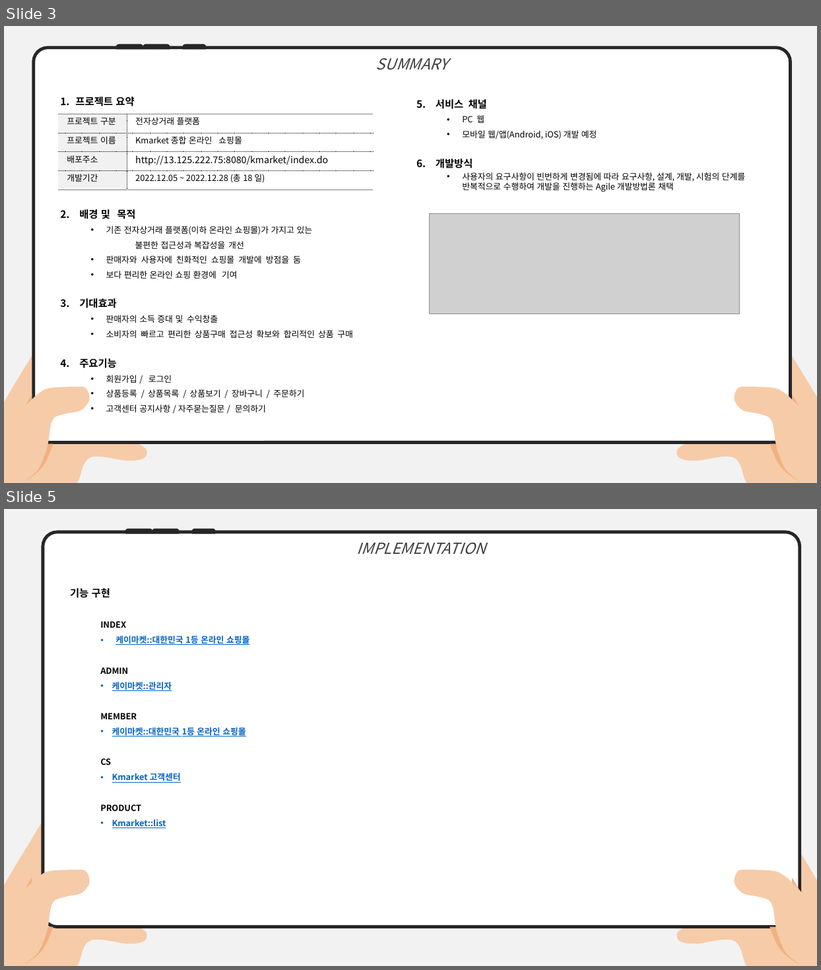
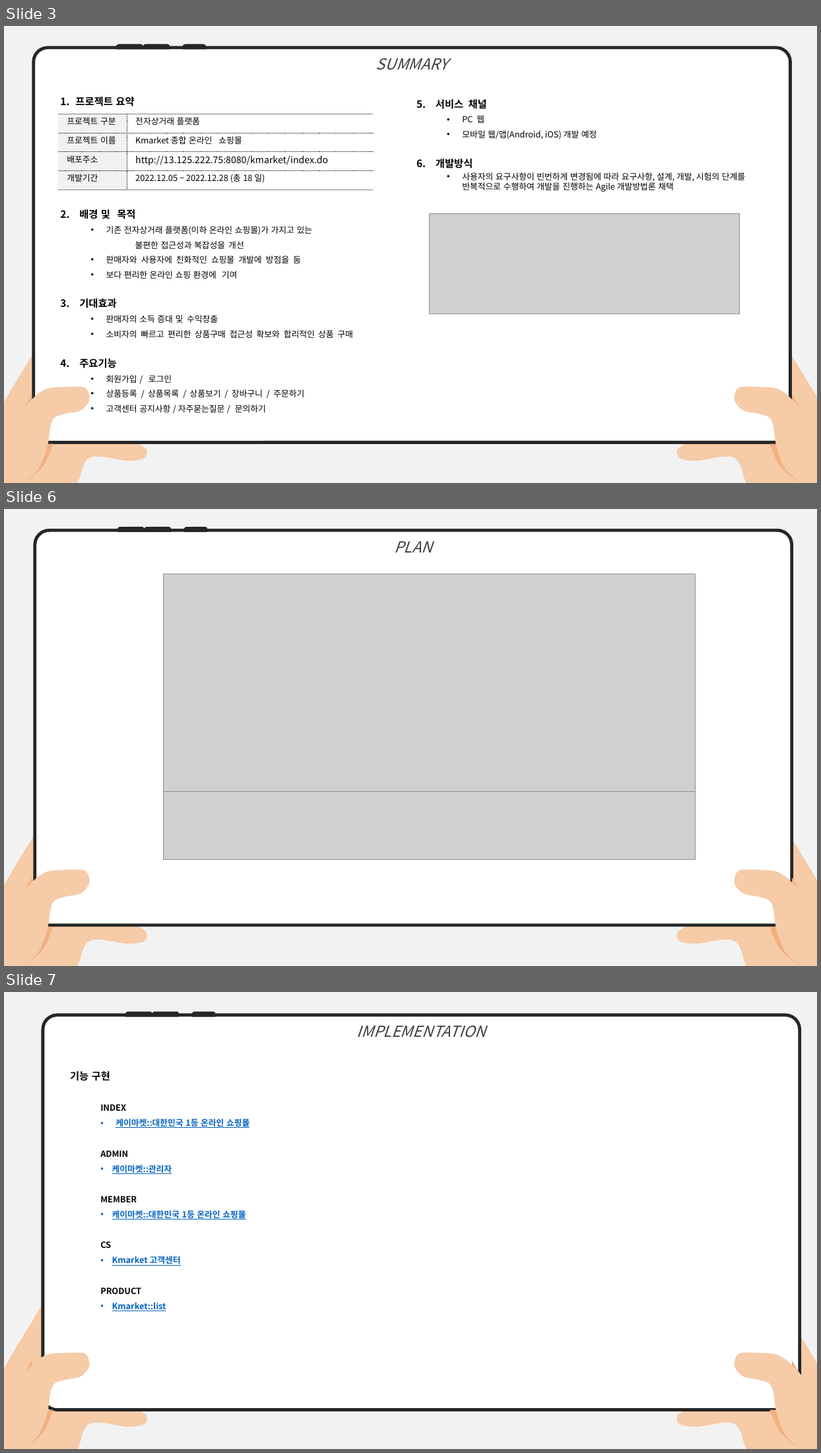
Before and after one commit to Bfunj/Kmarket1, a slide deck: KMARKET_5팀_PPT.pptx. Shown one above the other, each under a label of ours: slides 3 and 5 before the commit, slides 3, 6 and 7 after it; the slides between them are not shown. The pictures are 821x970 and 821x1453 pixels, drawn with LibreOffice and Linux fonts; fonts in the diff are those of the drawing; grey boxes stand for pictures. Boxes give left, top, right and bottom in pixels: in the first picture for what was removed or moved away, otherwise in the second. Text is boxed around its words. In the diff, an @@ line names an element or a change of style, - is before the commit and + after.

```diff
--- a/KMARKET_5팀_PPT.pptx
+++ b/KMARKET_5팀_PPT.pptx
@@ slide 6 added at (x1=4, y1=509, x2=817, y2=966), background #F2F2F2 @@
@@ group added at (x1=35, y1=528, x2=792, y2=925): 3 round same rects, 1 rounded rectangle @@
+PLAN
@@ picture added at (x1=164, y1=574, x2=696, y2=793) @@
@@ picture added at (x1=163, y1=791, x2=695, y2=859) @@
@@ freeform shape added at (x1=4, y1=817, x2=147, y2=966), fill #F6CBA8 @@
@@ freeform shape added at (x1=677, y1=817, x2=817, y2=966), fill #F6CBA8 @@
@@ freeform shape added at (x1=10, y1=870, x2=89, y2=966), fill #F6CBA8 @@
@@ right triangle added at (x1=24, y1=878, x2=32, y2=891), fill #F3B080 @@
@@ freeform shape added at (x1=735, y1=870, x2=814, y2=966), fill #F6CBA8 @@
@@ right triangle added at (x1=792, y1=878, x2=800, y2=891), fill #F3B080 @@
@@ freeform shape added at (x1=20, y1=927, x2=54, y2=966), fill #F3B080 @@
@@ freeform shape added at (x1=770, y1=927, x2=805, y2=966), fill #F3B080 @@
@@ what was slide 5 is now slide 7 @@
```
Also in this commit, not shown: 2 slides changed, 1 other slide added.
